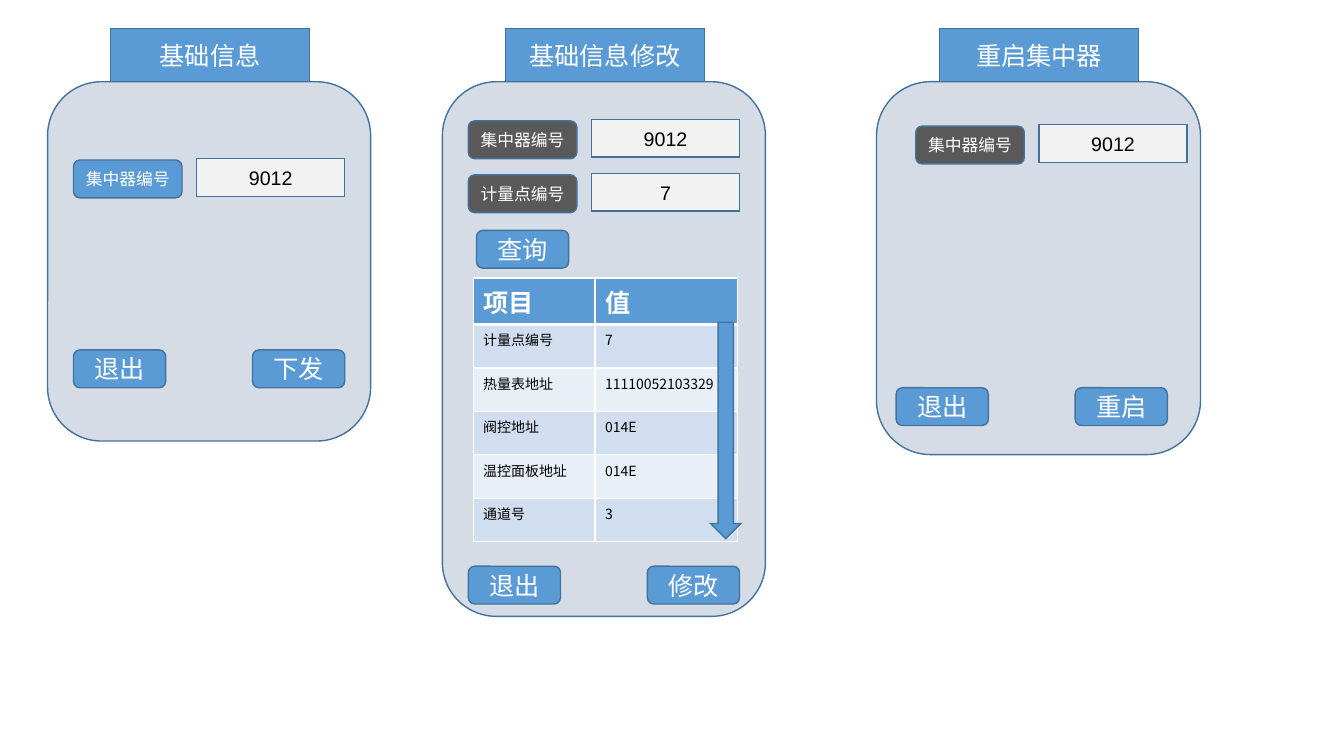
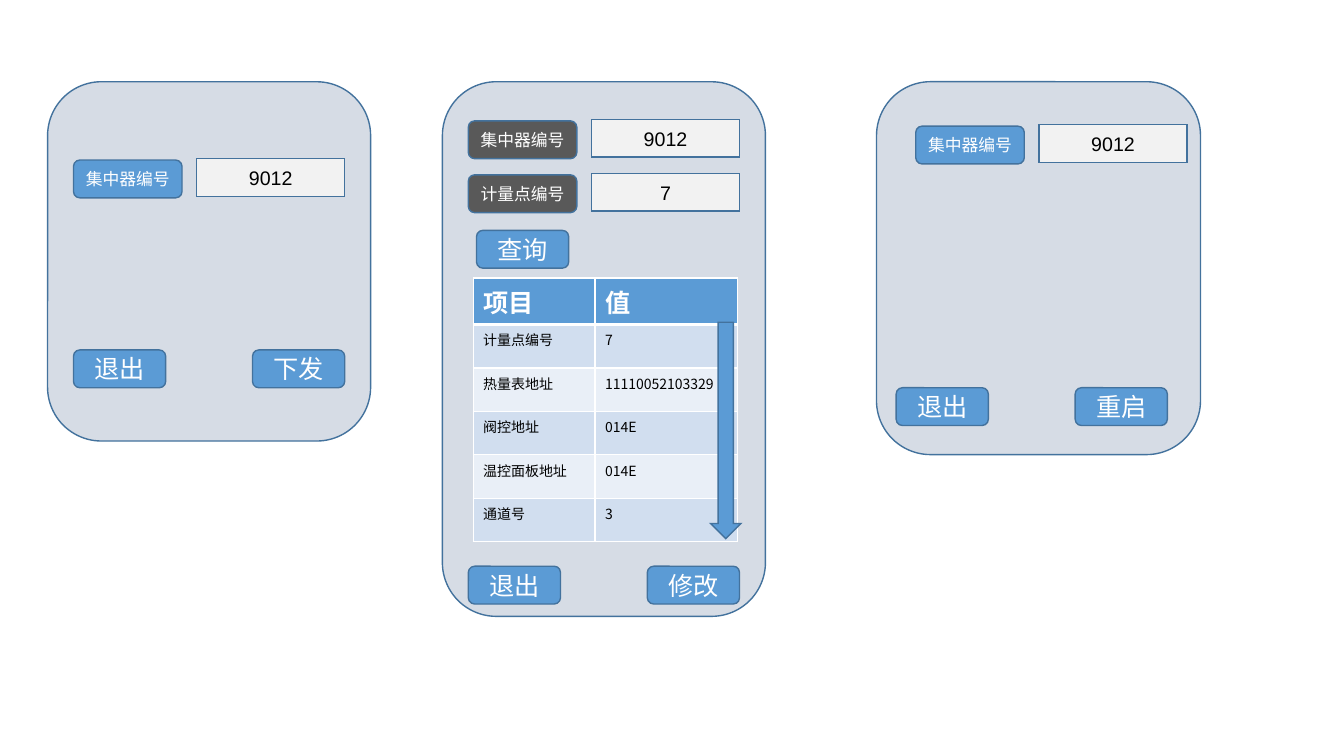
Before and after one commit to flimmy78/HandDevice, a slide deck: slide 4 of docs/design/界面设计.pptx. Drawn at 1344x756 pixels with LibreOffice and Linux fonts; fonts in the diff are those of the drawing. Boxes give left, top, right and bottom in pixels: in the first picture for what was removed or moved away, otherwise in the second. Text is boxed around its words. In the diff, an @@ line names an element or a change of style, - is before the commit and + after.

```diff
--- a/docs/design/界面设计.pptx
+++ b/docs/design/界面设计.pptx
@@ rectangle removed at <box>111,28,310,82</box> @@
-基础信息
@@ rectangle removed at <box>505,28,704,82</box> @@
-基础信息修改
@@ rectangle removed at <box>940,28,1138,82</box> @@
-重启集中器
@@ rounded rectangle "集中器编号" at <box>917,126,1025,163</box>: fill #595959 to #5B9BD5 @@
```
Also in this commit, not shown: 9 other slides changed, 1 slide added, 3 slides removed.
